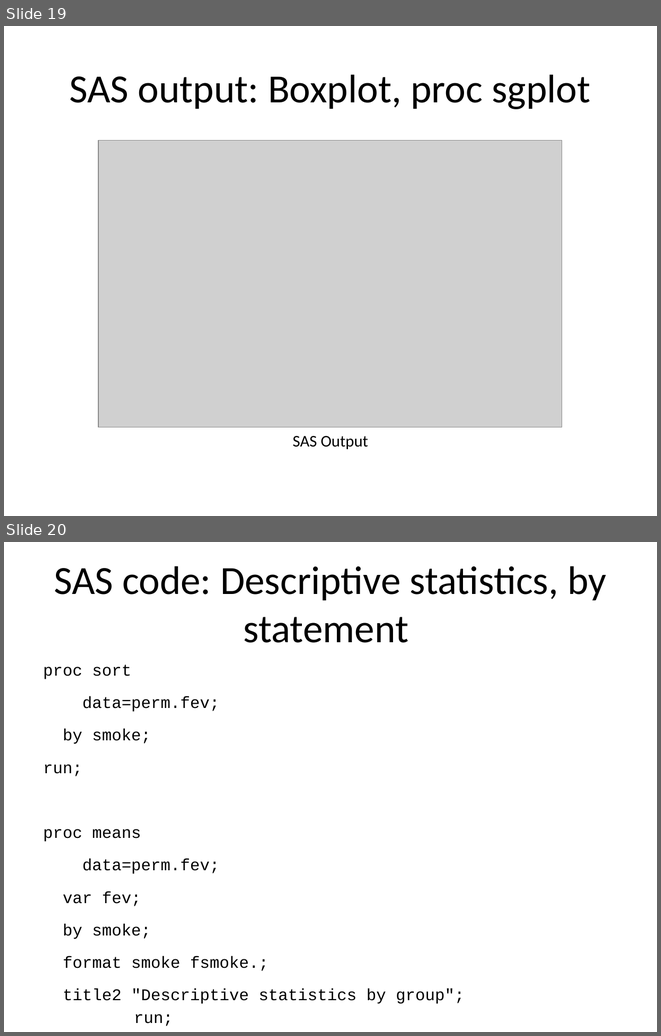
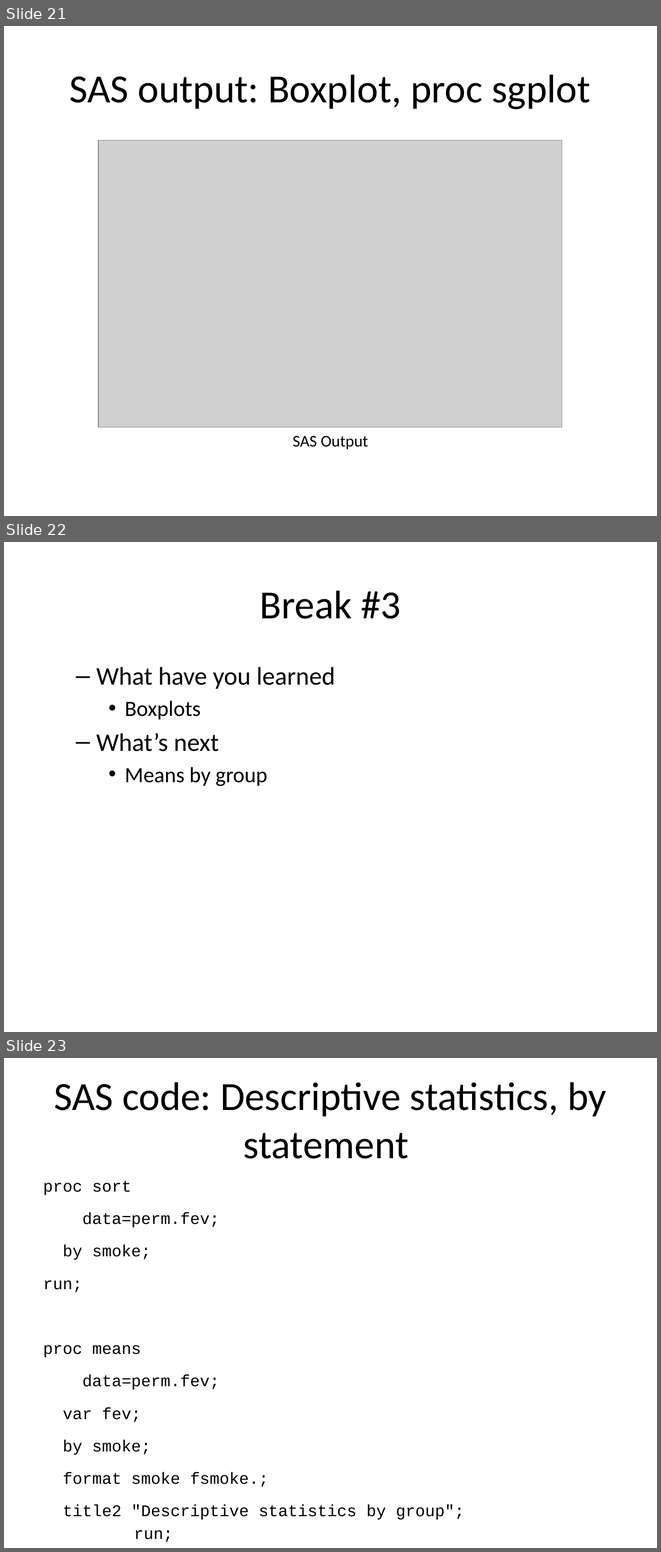
Before and after one commit to pmean/introduction-to-SAS, a slide deck: results/m05-slides-and-speaker-notes.pptx. Shown one above the other, each under a label of ours: slides 19 and 20 before the commit, slides 21, 22 and 23 after it. The pictures are 661x1036 and 661x1552 pixels, drawn with LibreOffice and Linux fonts; fonts in the diff are those of the drawing; grey boxes stand for pictures. Boxes give left, top, right and bottom in pixels: in the first picture for what was removed or moved away, otherwise in the second. Text is boxed around its words. In the diff, an @@ line names an element or a change of style, - is before the commit and + after.

```diff
--- a/results/m05-slides-and-speaker-notes.pptx
+++ b/results/m05-slides-and-speaker-notes.pptx
@@ slide 22 added at <box>4,542,657,1032</box>, background #FFFFFF @@
@@ title added at <box>260,590,401,619</box>, 44 pt, text #000000 @@
+Break #3
@@ text added at <box>96,667,335,786</box>, 28 pt, text #000000 @@
+  – What have you learned
+    • Boxplots
+  – What’s next
+    • Means by group
@@ what was slide 19 is now slide 21 @@
@@ what was slide 20 is now slide 23 @@
```
Also in this commit, not shown: 4 other slides added, 20 other files.
